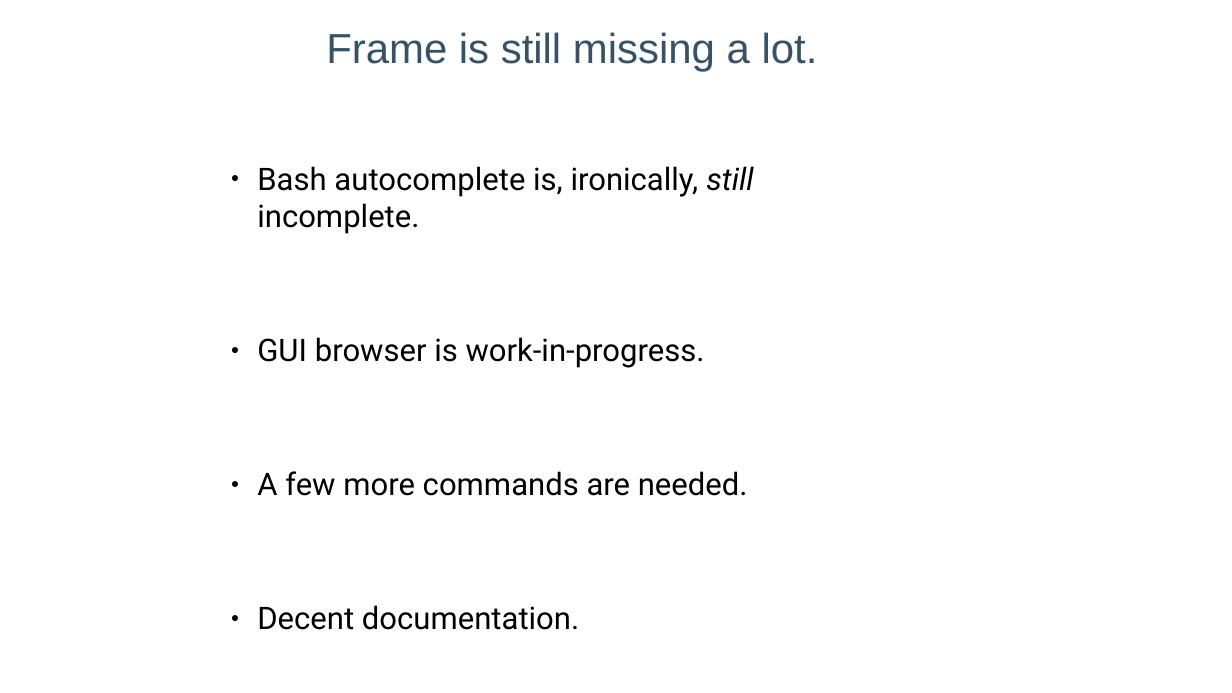
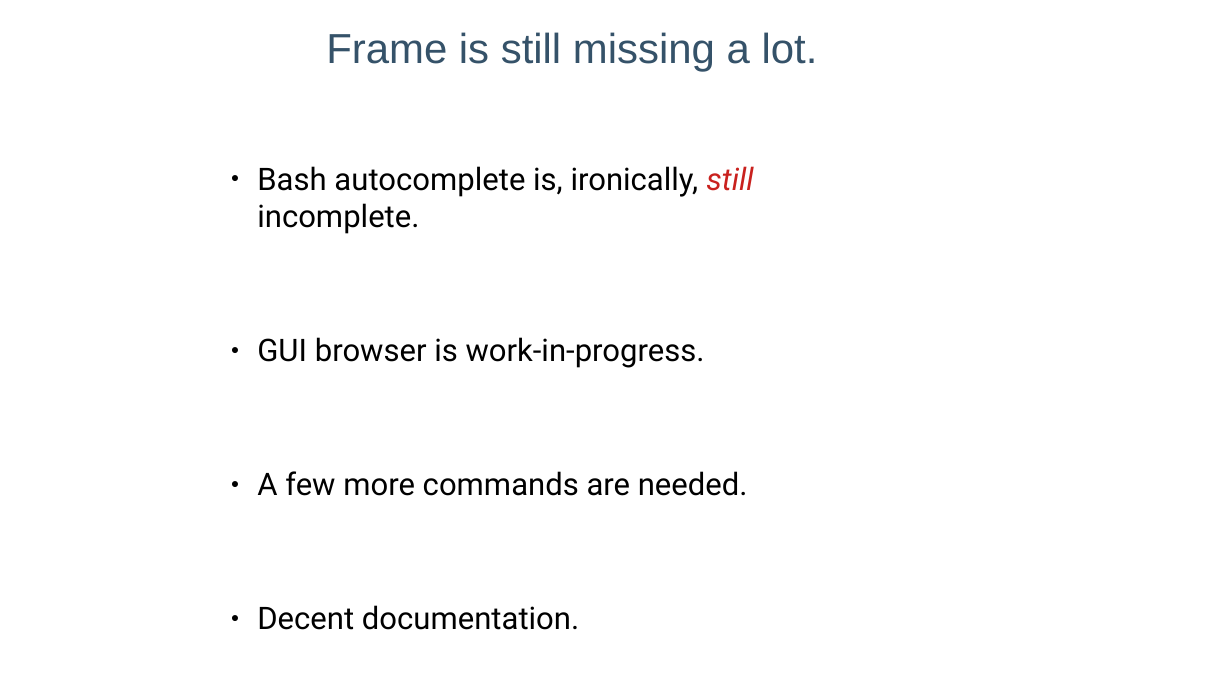
Before and after one commit to lelanthran/frame, a slide deck: slide 47 of docs/FrameIntroduction.odp. Drawn at 1232x693 pixels with LibreOffice and Linux fonts; fonts in the diff are those of the drawing; background and template pictures are left out. Boxes give left, top, right and bottom in pixels: in the first picture for what was removed or moved away, otherwise in the second. Text is boxed around its words. In the diff, an @@ line names an element or a change of style, - is before the commit and + after.

```diff
--- a/docs/FrameIntroduction.odp
+++ b/docs/FrameIntroduction.odp
@@ text at <box>257,166,753,234</box>: text colour #000000 to #C9211E in "still" @@
```
Also in this commit, not shown: 20 other slides changed, 1 other file.
